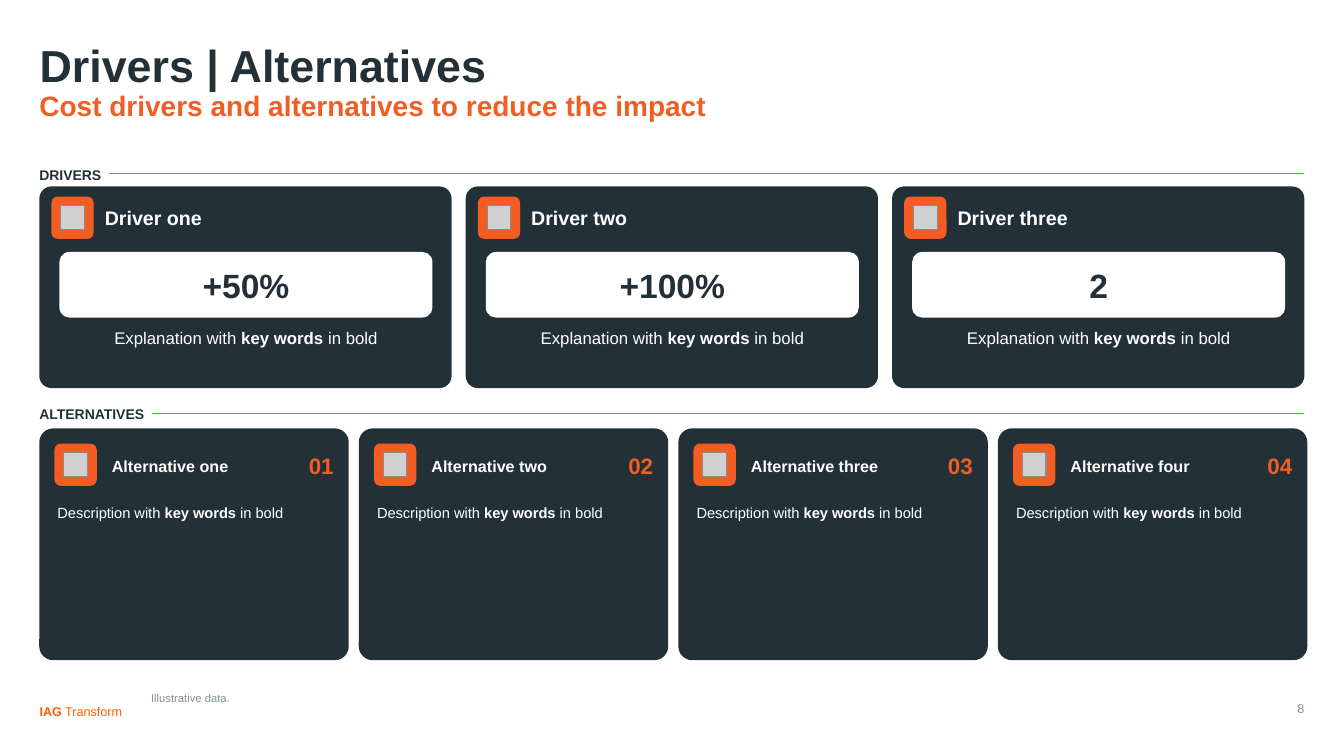
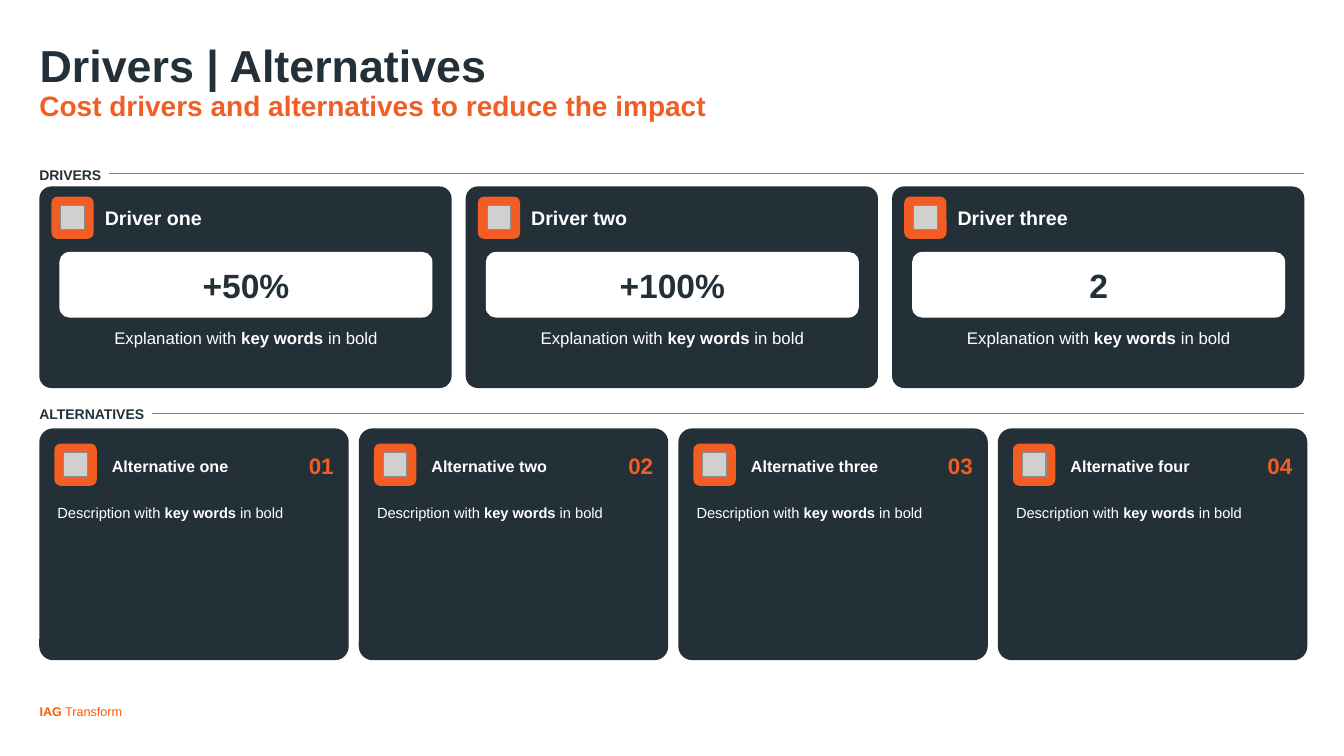
Before and after one commit to PRemealntt/iag-slides, a slide deck: slide 8 of skills/iag-slides/assets/examples/patterns-example.pptx. Drawn at 1344x756 pixels with LibreOffice and Linux fonts; fonts in the diff are those of the drawing; grey boxes stand for pictures; background and template pictures are left out. Boxes give left, top, right and bottom in pixels: in the first picture for what was removed or moved away, otherwise in the second. Text is boxed around its words. In the diff, an @@ line names an element or a change of style, - is before the commit and + after.

```diff
--- a/skills/iag-slides/assets/examples/patterns-example.pptx
+++ b/skills/iag-slides/assets/examples/patterns-example.pptx
@@ text removed at (x1=151, y1=694, x2=230, y2=702) @@
-Illustrative data.
@@ page number removed at (x1=1297, y1=704, x2=1304, y2=713) @@
-8
```
Also in this commit, not shown: 9 other slides changed, 6 slides added, 8 other files.
